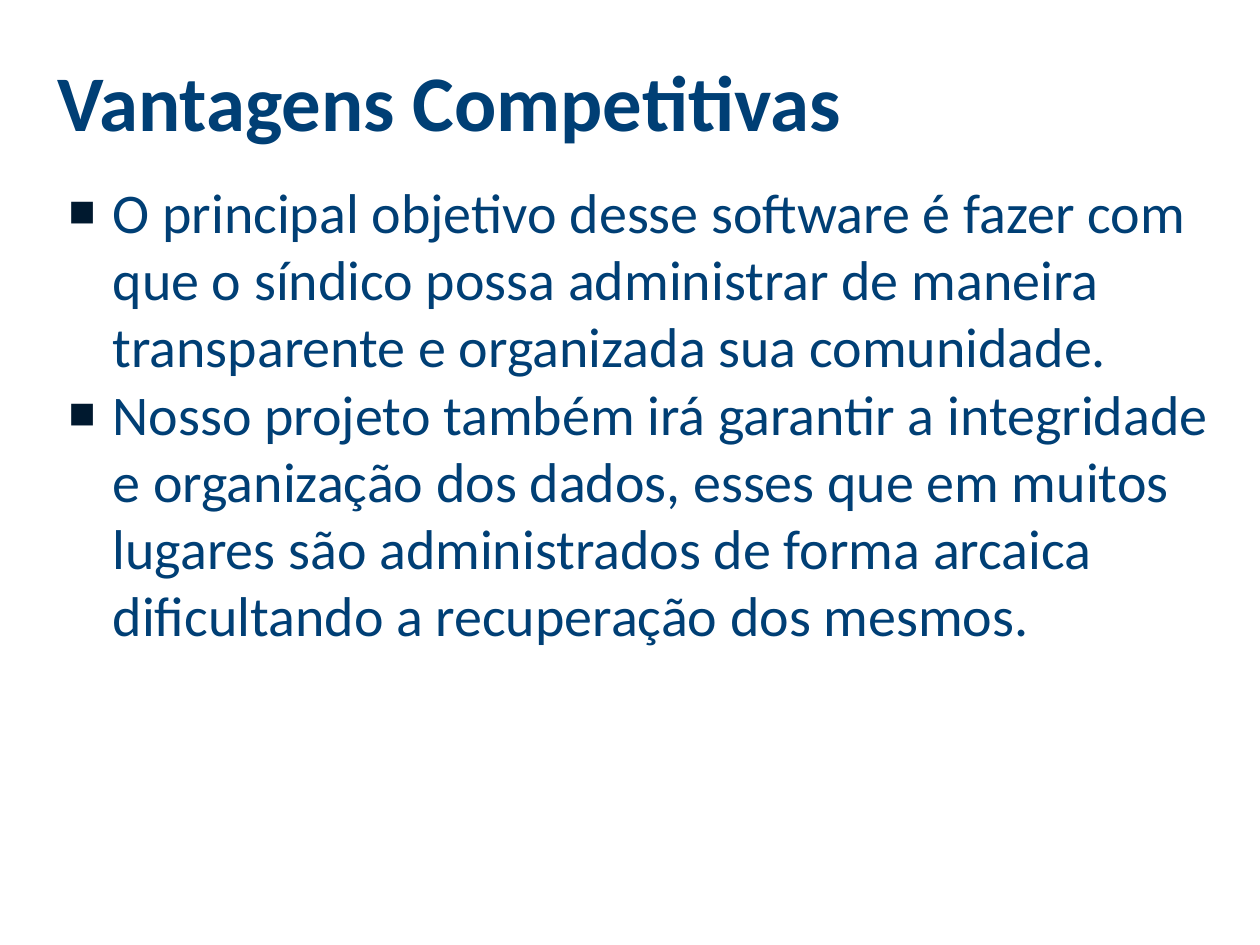
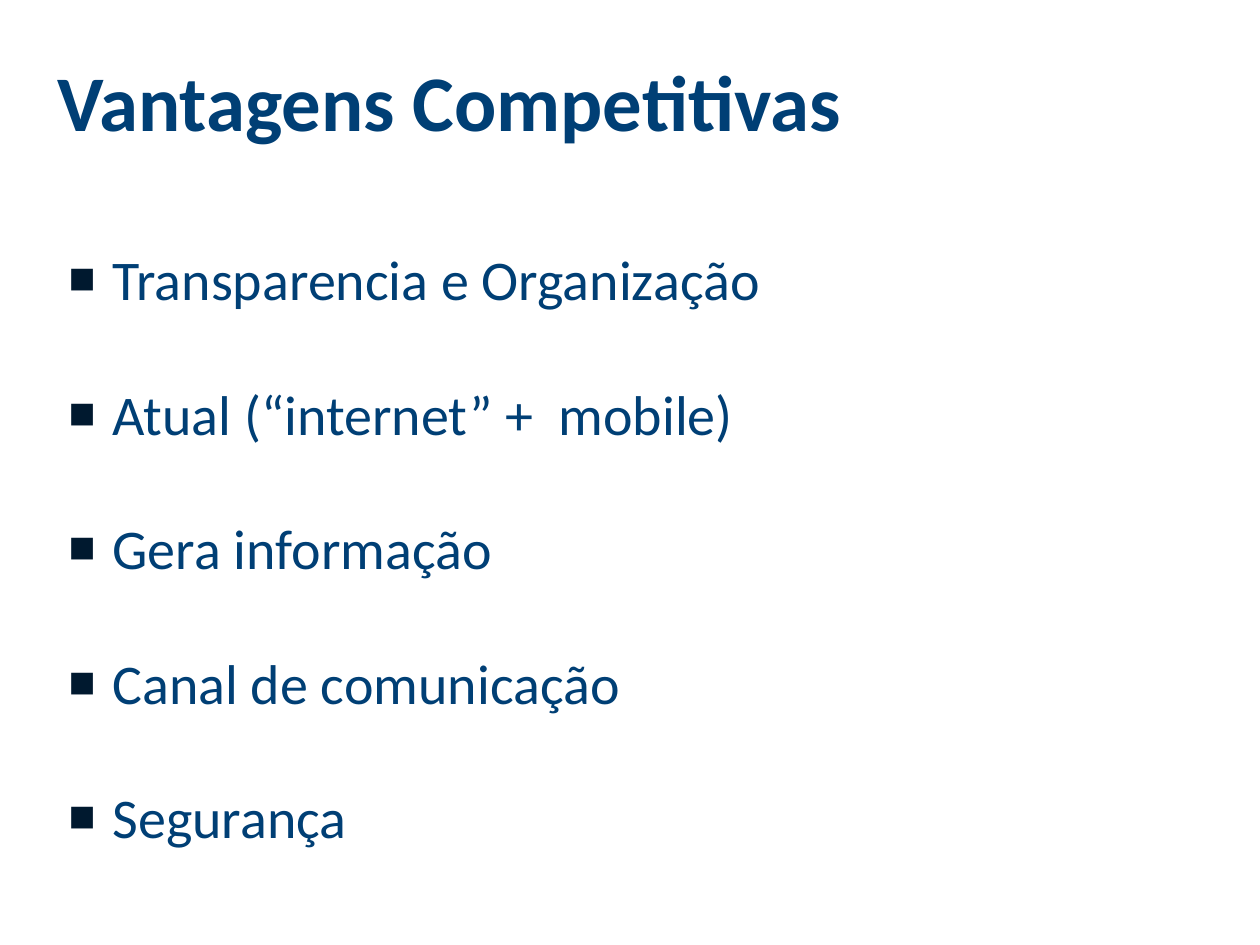
Before and after one commit to viniciussouza1210/Central-Cond, a slide deck: slide 20 of PROPOSTA/Apresentação Proposta - Central Cond.pptx (slide 21 before the commit). Drawn at 1260x945 pixels with LibreOffice and Linux fonts; fonts in the diff are those of the drawing; background and template pictures are left out. Boxes give left, top, right and bottom in pixels: in the first picture for what was removed or moved away, otherwise in the second. Text is boxed around its words. In the diff, an @@ line names an element or a change of style, - is before the commit and + after.

```diff
--- a/PROPOSTA/Apresentação Proposta - Central Cond.pptx
+++ b/PROPOSTA/Apresentação Proposta - Central Cond.pptx
@@ text at bbox=[113, 261, 760, 848]: text changed @@
-■ O principal objetivo desse software é fazer com que o síndico possa administrar de maneira transparente e organizada sua comunidade.
-■ Nosso projeto também irá garantir a integridade e organização dos dados, esses que em muitos lugares são administrados de forma arcaica dificultando a recuperação dos mesmos.
+■ Transparencia e Organização
+■ Atual (“internet” + mobile)
+■ Gera informação
+■ Canal de comunicação
+■ Segurança
```
Also in this commit, not shown: 10 other slides changed, 2 slides removed.
